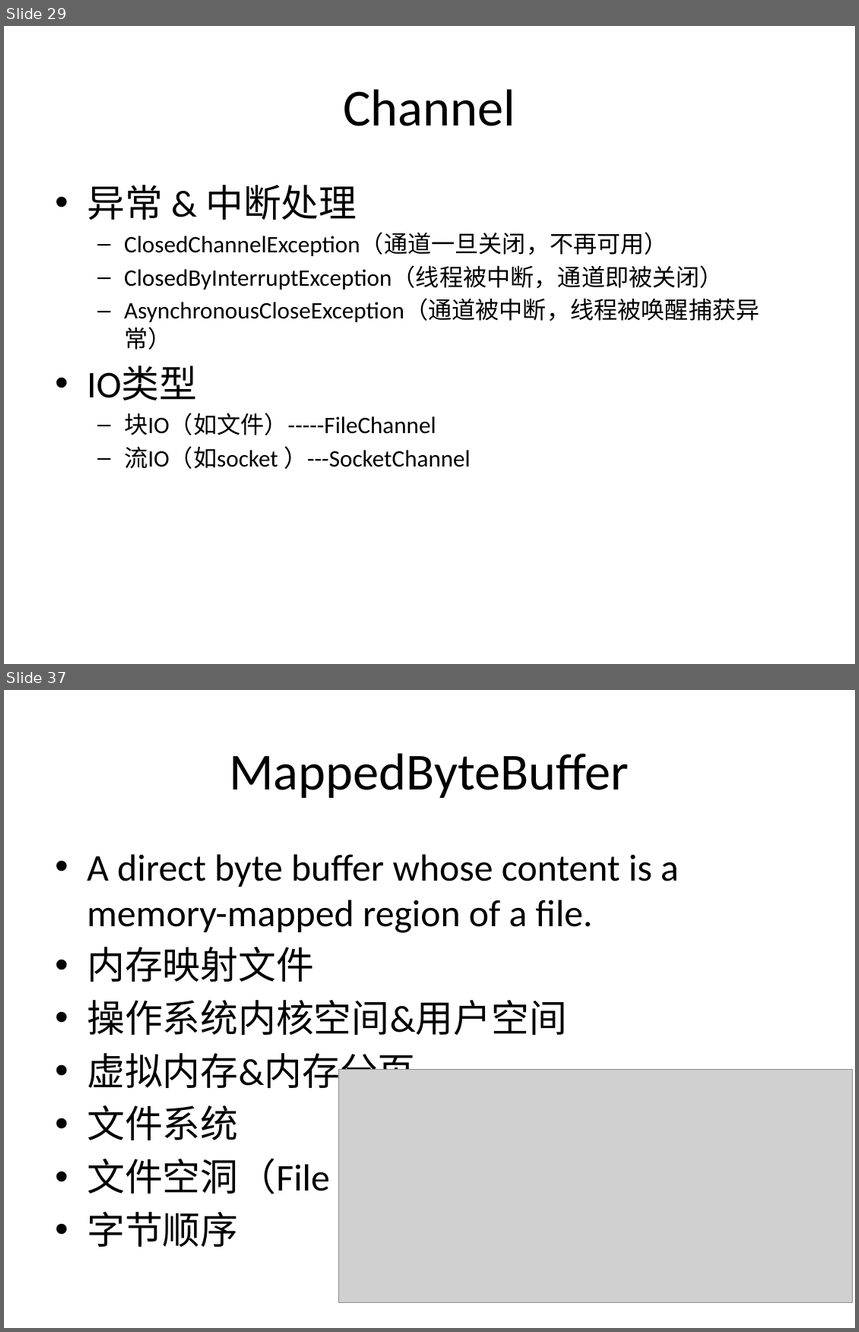
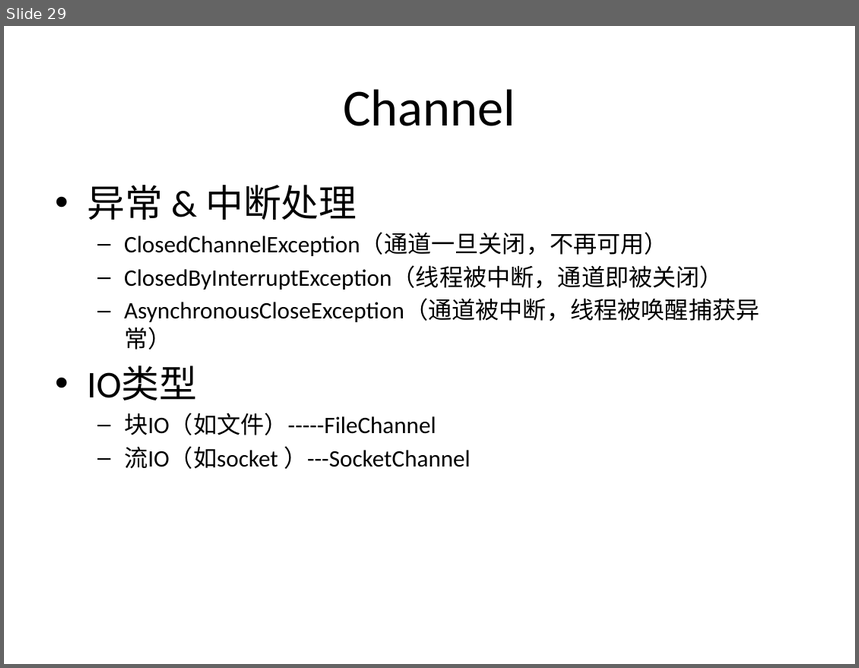
Before and after one commit to guhanjie/Knowledge-sharing, a slide deck: 扒一扒Java IO那些事儿.pptx. Shown one above the other, each under a label of ours: slides 29 and 37 before the commit, slide 29 after it; the slides between them are not shown. The pictures are 859x1332 and 859x668 pixels, drawn with LibreOffice and Linux fonts; fonts in the diff are those of the drawing; grey boxes stand for pictures. Boxes give left, top, right and bottom in pixels: in the first picture for what was removed or moved away, otherwise in the second. Text is boxed around its words. In the diff, an @@ line names an element or a change of style, - is before the commit and + after.

```diff
--- a/扒一扒Java IO那些事儿.pptx
+++ b/扒一扒Java IO那些事儿.pptx
@@ slide 37 removed at [4,690,855,1328], background #FFFFFF @@
@@ title removed at [229,753,629,798] @@
-MappedByteBuffer
@@ text removed at [87,854,679,1247] @@
-• A direct byte buffer whose content is a memory-mapped region of a file.
-• 内存映射文件
-• 操作系统内核空间&用户空间
-• 虚拟内存&内存分页
-• 文件系统
-• 文件空洞（File Hole）
-• 字节顺序
@@ picture removed at [338,1070,853,1303] @@
```
Also in this commit, not shown: 7 slides changed, 1 slide added, 2 other slides removed.
